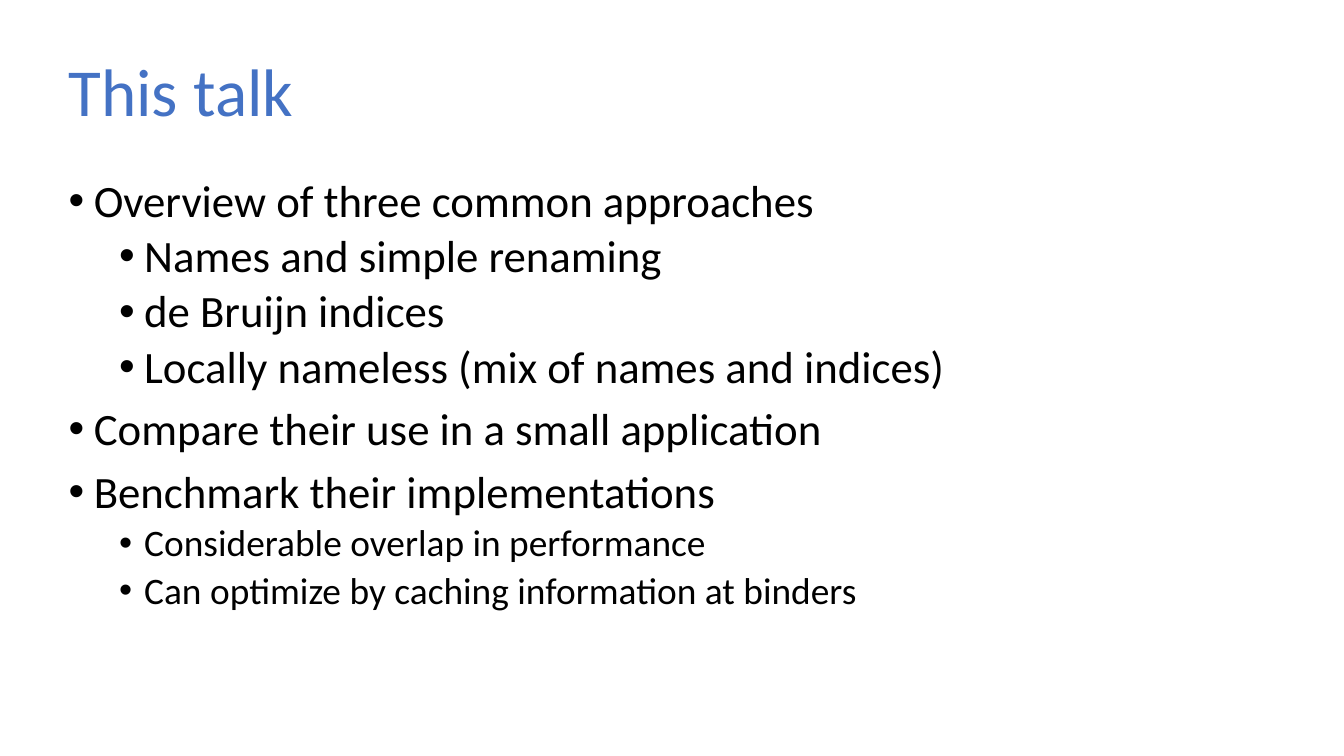
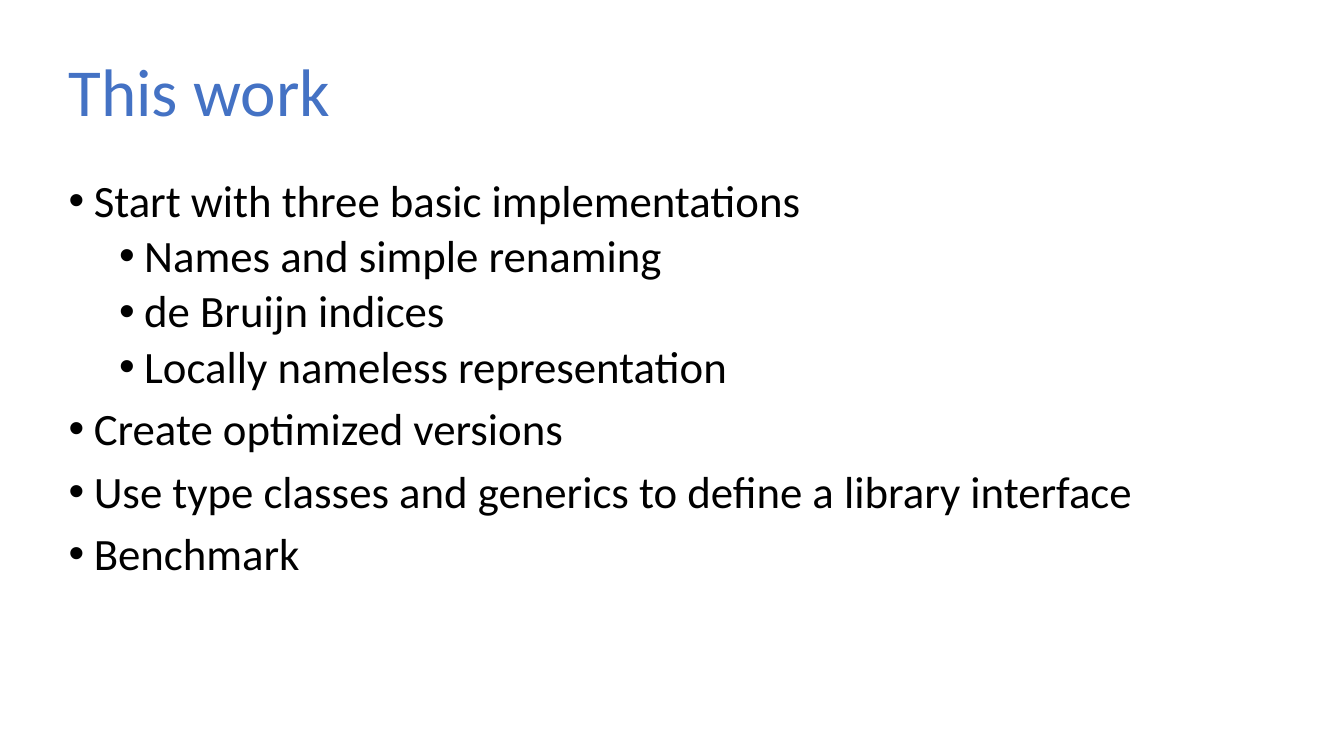
Before and after one commit to sweirich/lambda-n-ways, a slide deck: slide 8 of doc/love-2021.pptx. Drawn at 1344x756 pixels with LibreOffice and Linux fonts; fonts in the diff are those of the drawing. Boxes give left, top, right and bottom in pixels: in the first picture for what was removed or moved away, otherwise in the second. Text is boxed around its words. In the diff, an @@ line names an element or a change of style, - is before the commit and + after.

```diff
--- a/doc/love-2021.pptx
+++ b/doc/love-2021.pptx
@@ title at <box>69,69,330,117</box>: text changed @@
-This talk
+This work
@@ text at <box>94,186,800,225</box>: text changed @@
-• Overview of three common approaches
+• Start with three basic implementations
@@ text at <box>94,352,1131,571</box>: text changed @@
-  • Locally nameless (mix of names and indices)
-• Compare their use in a small application
-• Benchmark their implementations
-  • Considerable overlap in performance
-  • Can optimize by caching information at binders
+  • Locally nameless representation
+• Create optimized versions
+• Use type classes and generics to define a library interface
+• Benchmark
```
Also in this commit, not shown: 14 other slides changed, 2 slides added.
